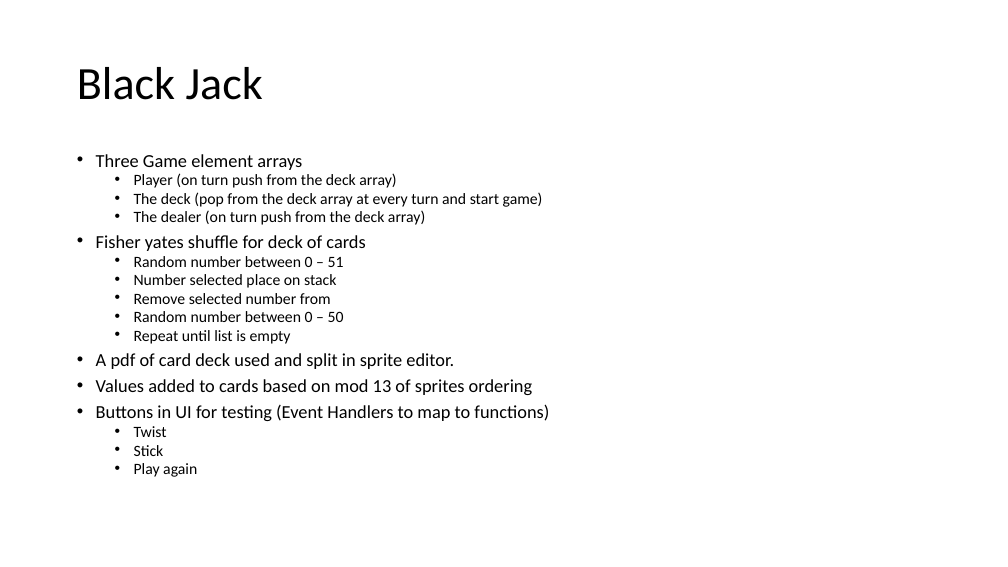
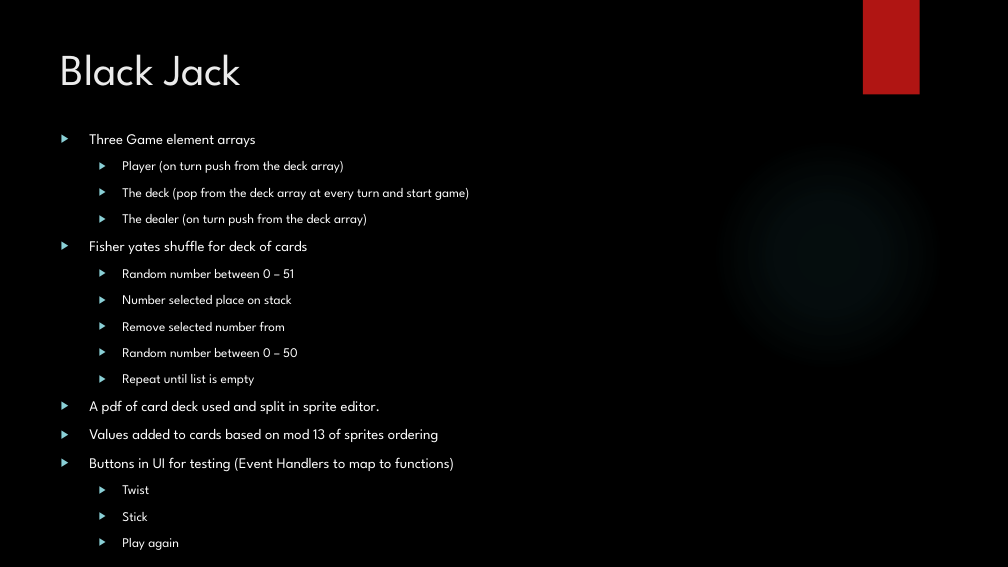
Before and after one commit to kevgleeson78/Gesture-Based-UI-Project, a slide deck: slide 5 of Presentation/New Microsoft PowerPoint Presentation.pptx. Drawn at 1008x567 pixels with LibreOffice and Linux fonts; fonts in the diff are those of the drawing; background and template pictures are left out. Boxes give left, top, right and bottom in pixels: in the first picture for what was removed or moved away, otherwise in the second. Text is boxed around its words. In the diff, an @@ line names an element or a change of style, - is before the commit and + after.

```diff
--- a/Presentation/New Microsoft PowerPoint Presentation.pptx
+++ b/Presentation/New Microsoft PowerPoint Presentation.pptx
@@ background #FFFFFF to picture (left out) @@
@@ rectangle added at bbox=[863, 0, 920, 95], fill #B01513 @@
@@ title "Black Jack": place and size @@
-title "Black Jack" at bbox=[77, 67, 263, 100]
+title "Black Jack" at bbox=[61, 54, 242, 86]
@@ title "Black Jack" at bbox=[61, 54, 242, 86]: size 44 to 42 pt, font Calibri to League Spartan, text colour #000000 to #EBEBEB; line spacing 0.9 to 1; vertical alignment middle to top @@
@@ text "Three Game element arrays": place and size @@
-text "Three Game element arrays" at bbox=[96, 154, 549, 477]
+text "Three Game element arrays" at bbox=[89, 134, 469, 521]
@@ text "Three Game element arrays" at bbox=[89, 134, 469, 521]: size 17.5 to 14 pt in "Three Game element arrays", "Fisher yates shuffle for deck of cards", "A pdf of card deck used and ...", "Values added to cards based on mod ..." and 1 more places; font Calibri to League Spartan, text colour #000000 to #FFFFFF; size 15 to 12.6 pt in "Player (on turn push from the deck ...", "The deck (pop from the deck array ...", "The dealer (on turn push from the ...", "Random number between 0 – 51" and 7 more places; bullet • to ▶; line spacing 0.7 to 1; more space between paragraphs @@
@@ ellipse added at bbox=[712, 138, 944, 371], fill gradient #50B9C1 @@
```
Also in this commit, not shown: 7 other slides changed, 1 slide removed, 1 other file.
